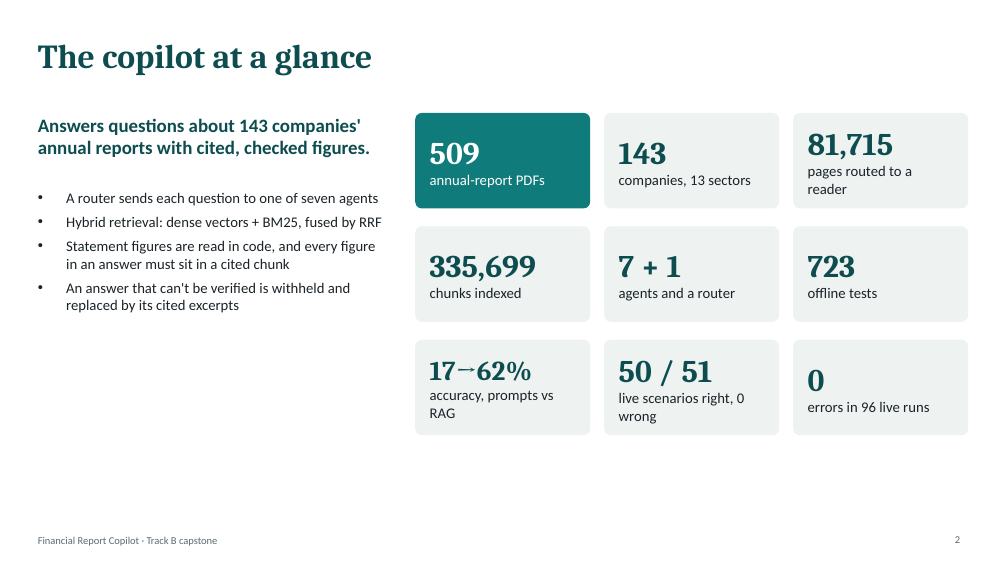
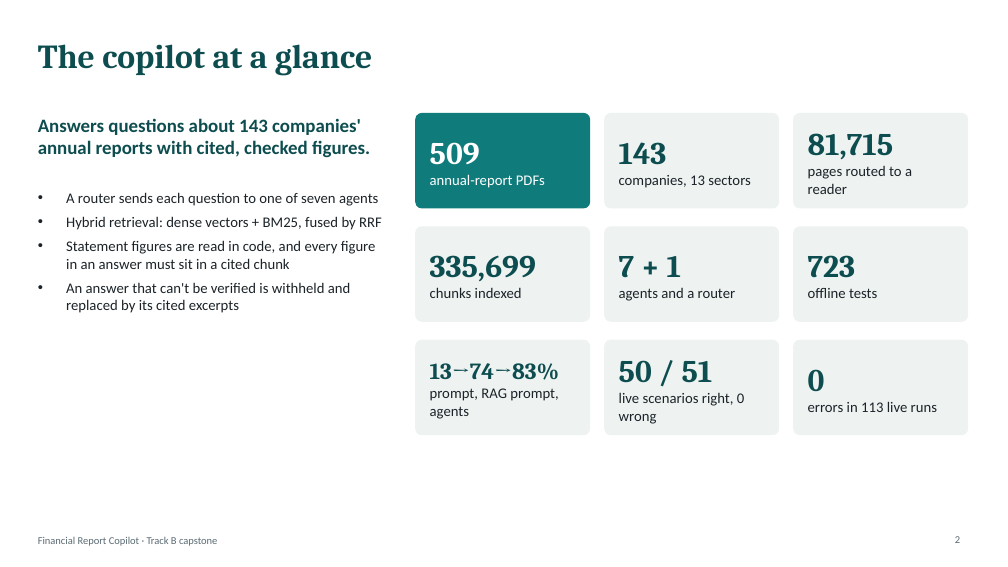
Before and after one commit to rama159065/Capstone, a slide deck: slide 2 of Financial_Report_Copilot_Technical_Deck.pptx. Drawn at 1008x567 pixels with LibreOffice and Linux fonts; fonts in the diff are those of the drawing. Boxes give left, top, right and bottom in pixels: in the first picture for what was removed or moved away, otherwise in the second. Text is boxed around its words. In the diff, an @@ line names an element or a change of style, - is before the commit and + after.

```diff
--- a/Financial_Report_Copilot_Technical_Deck.pptx
+++ b/Financial_Report_Copilot_Technical_Deck.pptx
@@ text at [430, 363, 560, 419]: text changed @@
-17→62%
-accuracy, prompts vs RAG
+13→74→83%
+prompt, RAG prompt, agents
@@ text at [808, 401, 937, 412]: text changed @@
-errors in 96 live runs
+errors in 113 live runs
```
Also in this commit, not shown: 3 other slides changed, 5 slides added, 1 slide removed, 4 other files.
